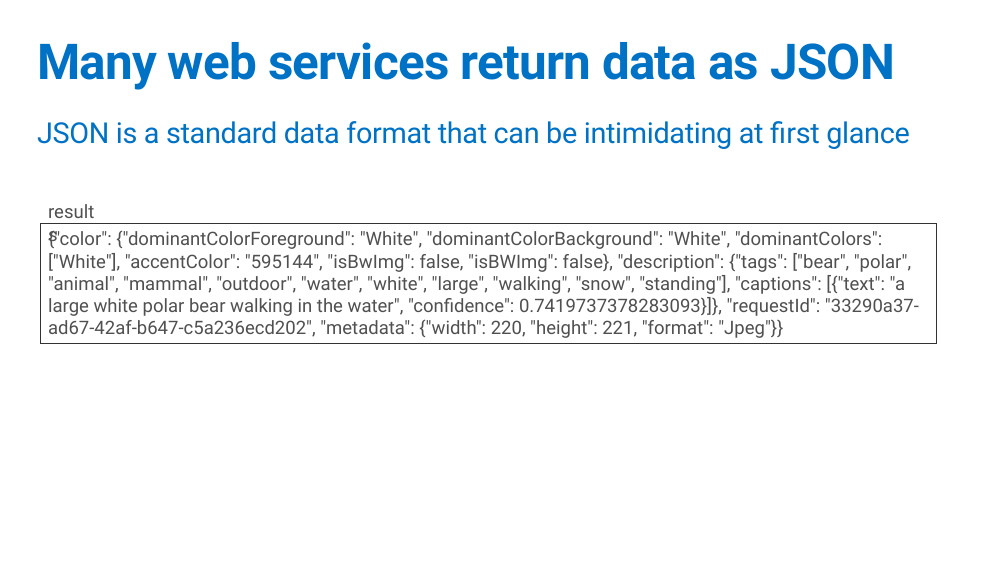
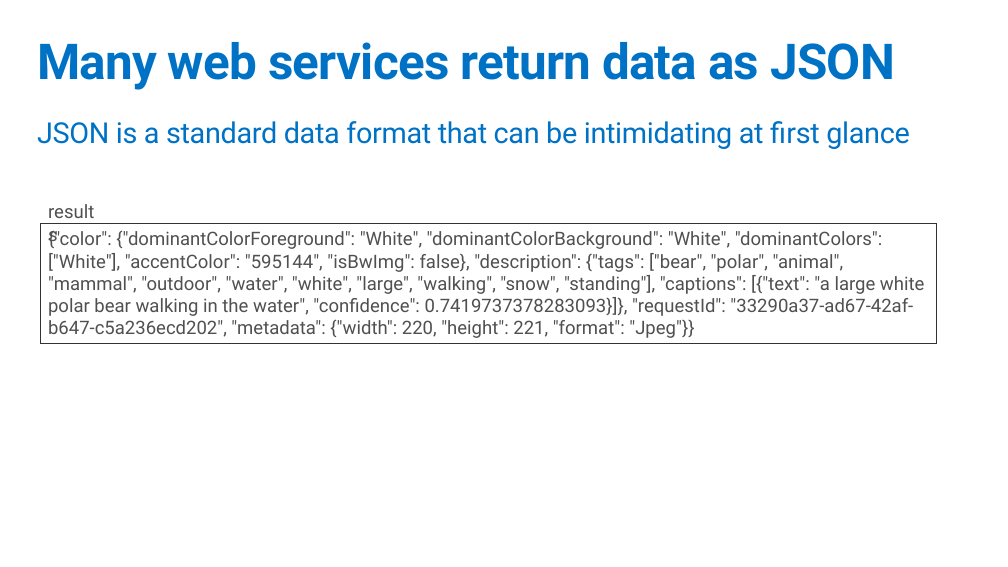
Before and after one commit to GeekTrainer/python-getting-started, a slide deck: slide 2 of Slides/17 - JSON.pptx. Drawn at 1008x567 pixels with LibreOffice and Linux fonts; fonts in the diff are those of the drawing. Boxes give left, top, right and bottom in pixels: in the first picture for what was removed or moved away, otherwise in the second. Text is boxed around its words. In the diff, an @@ line names an element or a change of style, - is before the commit and + after.

```diff
--- a/Slides/17 - JSON.pptx
+++ b/Slides/17 - JSON.pptx
@@ text in rectangle at bbox=[48, 230, 924, 338]: text changed @@
-{"color": {"dominantColorForeground": "White", "dominantColorBackground": "White", "dominantColors": ["White"], "accentColor": "595144", "isBwImg": false, "isBWImg": false}, "description": {"tags": ["bear", "polar", "animal", "mammal", "outdoor", "water", "white", "large", "walking", "snow", "standing"], "captions": [{"text": "a large white polar bear walking in the water", "confidence": 0.7419737378283093}]}, "requestId": "33290a37-ad67-42af-b647-c5a236ecd202", "metadata": {"width": 220, "height": 221, "format": "Jpeg"}}
+{"color": {"dominantColorForeground": "White", "dominantColorBackground": "White", "dominantColors": ["White"], "accentColor": "595144", "isBwImg": false}, "description": {"tags": ["bear", "polar", "animal", "mammal", "outdoor", "water", "white", "large", "walking", "snow", "standing"], "captions": [{"text": "a large white polar bear walking in the water", "confidence": 0.7419737378283093}]}, "requestId": "33290a37-ad67-42af-b647-c5a236ecd202", "metadata": {"width": 220, "height": 221, "format": "Jpeg"}}
```
Also in this commit, not shown: 8 other slides changed, 2 slides added, 9 other files.
